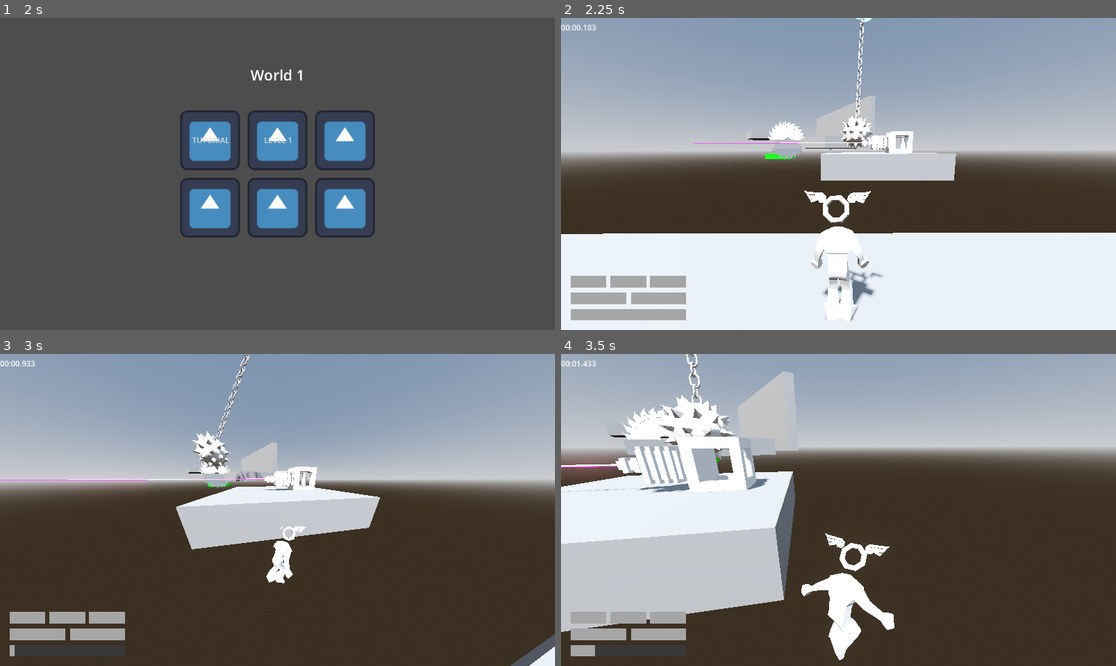
Above: before the commit, frames 1-4 (two rows, left to right).
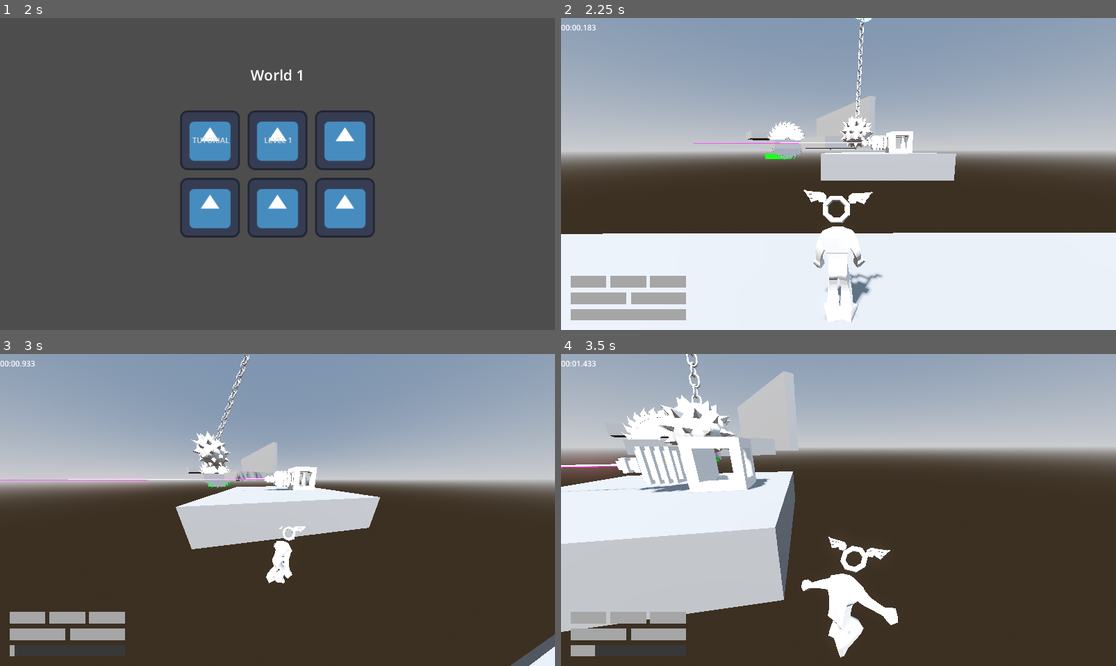
Above: after the commit, the same moments.

Repository: jpvds1/DDJD
Game: Godot game, scene res://scenes/game_controller.tscn
Same seed, same stepped clock (60 frames per second), same inputs: the game is played once before the commit and once after it. The engine's default icon, where the game draws it, is replaced by a stand-in: a white triangle on a blue panel in a dark square.
Inputs (mouse positions are in pixels of both pictures, inside the frame that each line leads up to):
- Up to frame 1 (2 s): click "Continue as Guest" at 0.5 s; click "Play" at 1.25 s
- Up to frame 2 (2.25 s): click "LEVEL 1" at 2 s
- Up to frame 3 (3 s): move the mouse to (305, 510) at 2.77 s; hold W (move_forwards) from 2.78 s (still down); tap Q (dash) at 2.85 s
- Up to frame 4 (3.5 s): keep holding W (move_forwards); tap Space (jump) at 3.02 s

Frame 1 is identical in both runs. In frame 2, 0.5% of the frame differs, in the area x 43-58%, y 55-98%; in frame 3, less than 0.1%; in frame 4, 0.7%, in the area x 43-61%, y 57-99%.

Commit message:
fix(player): dash even when not moving

Diff:
--- a/platformer-game/scripts/player/capsule_character.gd
+++ b/platformer-game/scripts/player/capsule_character.gd
@@ -560,9 +560,7 @@
 func start_dash() -> void:
 	is_dashing = true
 	can_dash = false
-
-	var input_dir := Input.get_vector("move_left", "move_right", "move_forwards", "move_backwards")
-	dash_direction = (transform.basis * Vector3(input_dir.x, 0, input_dir.y)).normalized()
+	dash_direction = (transform.basis * Vector3.FORWARD).normalized()
 
 	dash_timer.start()
 	dash_cooldown_timer.start()
--- a/platformer-game/scripts/player/player_animation.gd
+++ b/platformer-game/scripts/player/player_animation.gd
@@ -14,7 +14,7 @@
 var _player: CharacterBody3D
 var _fall_blend := 0.0
 
-@export var blend_strength := 15.0
+@export var blend_strength := 20.0
 
 # ---------------------------------------------------------
 # Methods
